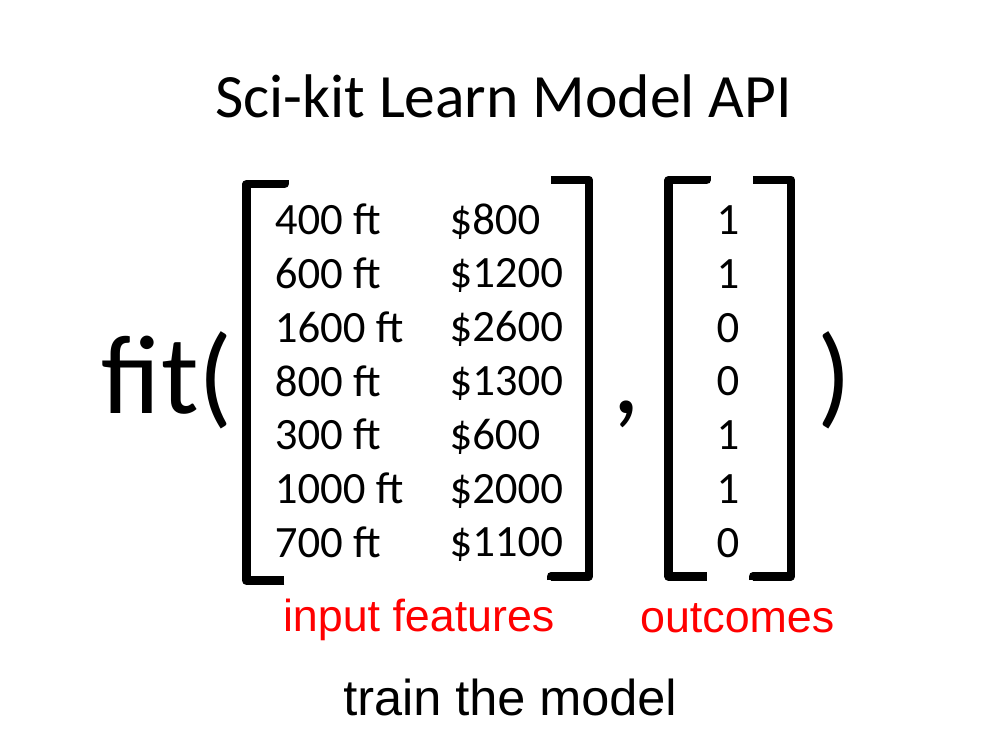
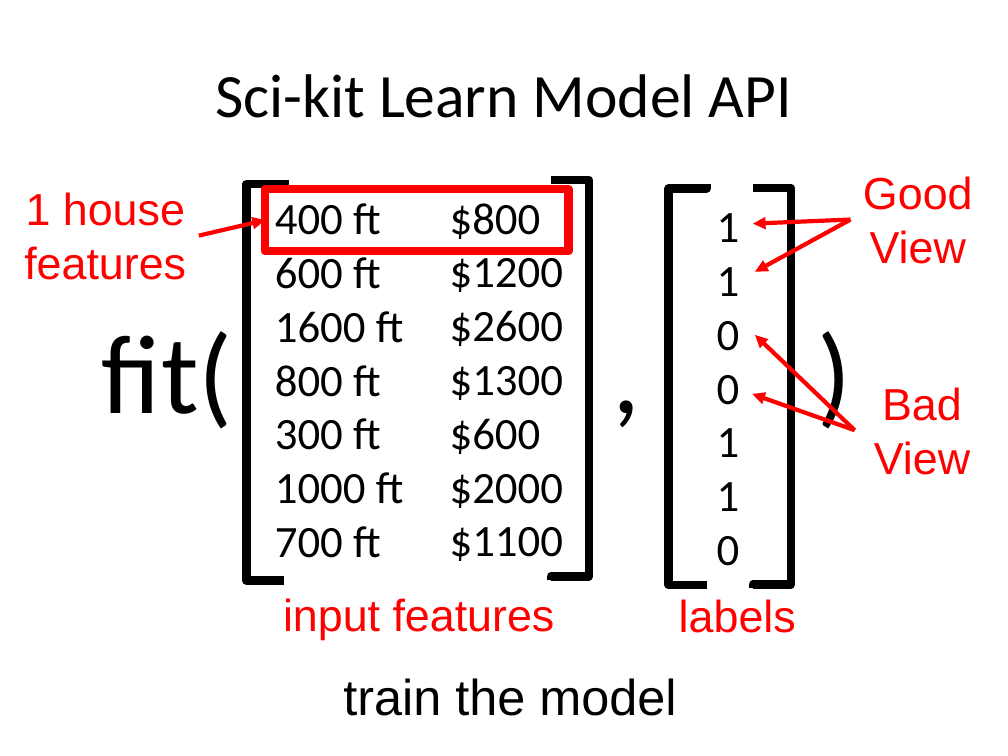
Before and after one commit to aloksharma1993/techfest-ml-tutorial, a slide deck: slide 35 of Techfest_ML.pptx (slide 31 before the commit). Drawn at 1008x756 pixels with LibreOffice and Linux fonts; fonts in the diff are those of the drawing. Boxes give left, top, right and bottom in pixels: in the first picture for what was removed or moved away, otherwise in the second. Text is boxed around its words. In the diff, an @@ line names an element or a change of style, - is before the commit and + after.

```diff
--- a/Techfest_ML.pptx
+++ b/Techfest_ML.pptx
@@ text added at (x1=863, y1=176, x2=973, y2=264), 32 pt, text #FF0000 @@
+Good View
@@ text added at (x1=24, y1=192, x2=186, y2=280), 32 pt, text #FF0000 @@
+1 house features
@@ rectangle added at (x1=265, y1=190, x2=569, y2=252), outline #FF0000 6 pt @@
@@ arrow added from (199, 236) to (265, 220), #FF0000 3 pt @@
@@ arrow added from (851, 220) to (753, 224), #FF0000 3 pt @@
@@ arrow added from (851, 220) to (755, 272), #FF0000 3 pt @@
@@ arrow added from (855, 430) to (755, 335), #FF0000 3 pt @@
@@ text added at (x1=874, y1=387, x2=970, y2=475), 32 pt, text #FF0000 @@
+Bad View
@@ arrow added from (855, 430) to (752, 394), #FF0000 3 pt @@
@@ 4 elbow lines, 1 text moved together from (x1=668, y1=176, x2=791, y2=581) to (x1=668, y1=184, x2=791, y2=589) @@
@@ text at (x1=679, y1=599, x2=796, y2=633): text changed @@
-outcomes
+labels
```
Also in this commit, not shown: 16 other slides changed, 4 slides added.
